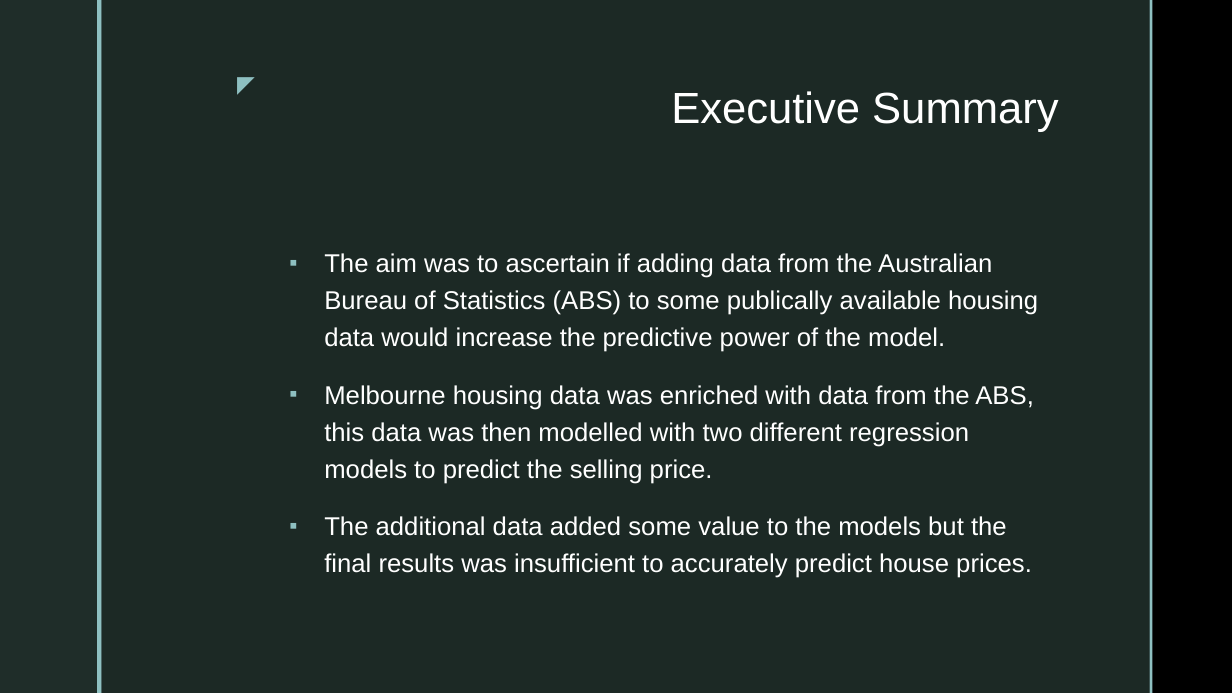
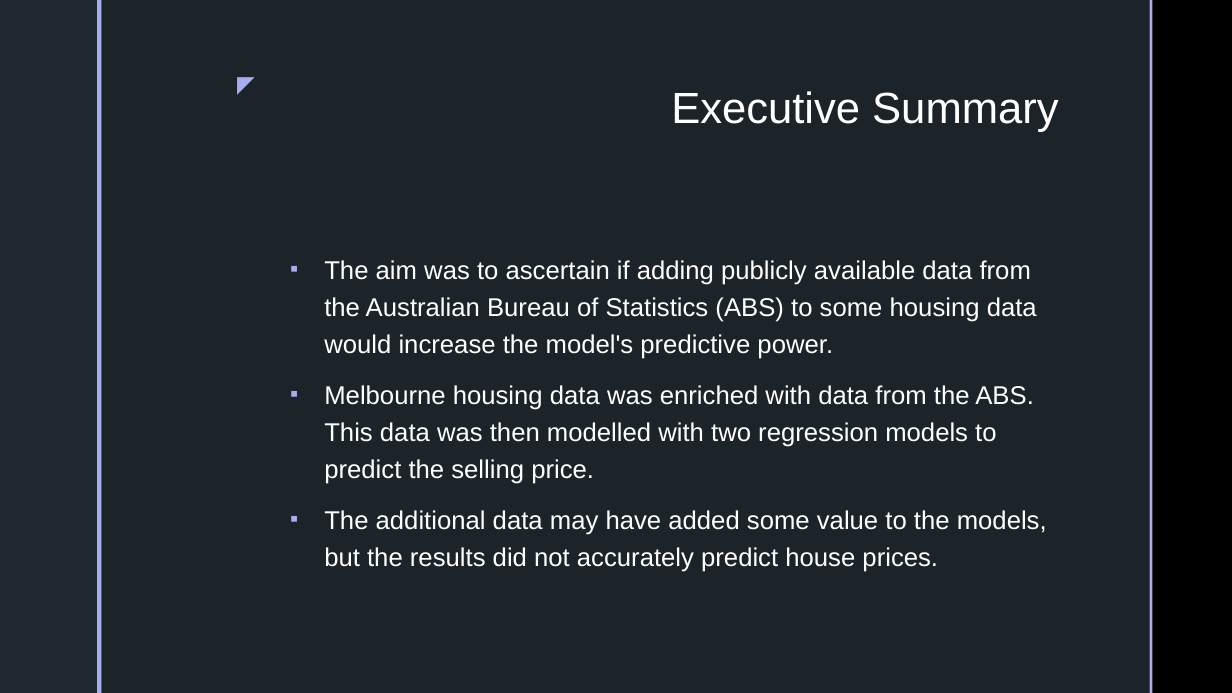
Before and after one commit to RobertRiddell/DataProject, a slide deck: slide 2 of doc/Predicting Melbourne Housing Prices.pptx. Drawn at 1232x693 pixels with LibreOffice and Linux fonts; fonts in the diff are those of the drawing; background and template pictures are left out. Boxes give left, top, right and bottom in pixels: in the first picture for what was removed or moved away, otherwise in the second. Text is boxed around its words. In the diff, an @@ line names an element or a change of style, - is before the commit and + after.

```diff
--- a/doc/Predicting Melbourne Housing Prices.pptx
+++ b/doc/Predicting Melbourne Housing Prices.pptx
@@ rectangle at (x1=0, y1=0, x2=97, y2=693): fill #1F2D29 to #1F282E @@
@@ rectangle at (x1=97, y1=0, x2=102, y2=693): fill #8EC0C1 to #A9ACEE @@
@@ rectangle at (x1=102, y1=0, x2=1150, y2=693): fill #1F2D29 at 92% opacity to #1F282E at 92% opacity @@
@@ rectangle at (x1=1150, y1=0, x2=1153, y2=693): fill #8EC0C1 to #A9ACEE @@
@@ text "◤" at (x1=222, y1=65, x2=263, y2=102): text colour #8EC0C1 to #A9ACEE @@
@@ text at (x1=324, y1=260, x2=1047, y2=572): text changed @@
-▪ The aim was to ascertain if adding data from the Australian Bureau of Statistics (ABS) to some publically available housing data would increase the predictive power of the model.
-▪ Melbourne housing data was enriched with data from the ABS, this data was then modelled with two different regression models to predict the selling price.
-▪ The additional data added some value to the models but the final results was insufficient to accurately predict house prices.
+▪ The aim was to ascertain if adding publicly available data from the Australian Bureau of Statistics (ABS) to some housing data would increase the model's predictive power.
+▪ Melbourne housing data was enriched with data from the ABS. This data was then modelled with two regression models to predict the selling price.
+▪ The additional data may have added some value to the models, but the results did not accurately predict house prices.
```
Also in this commit, not shown: 6 other slides changed, 11 other files.
